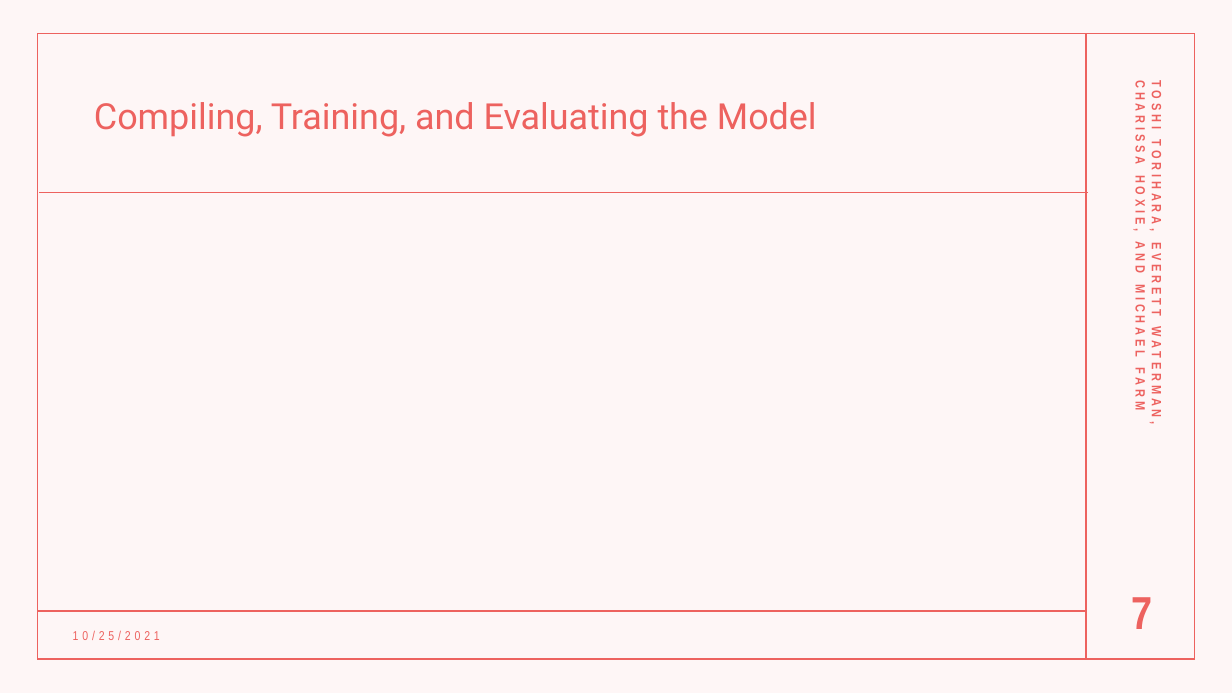
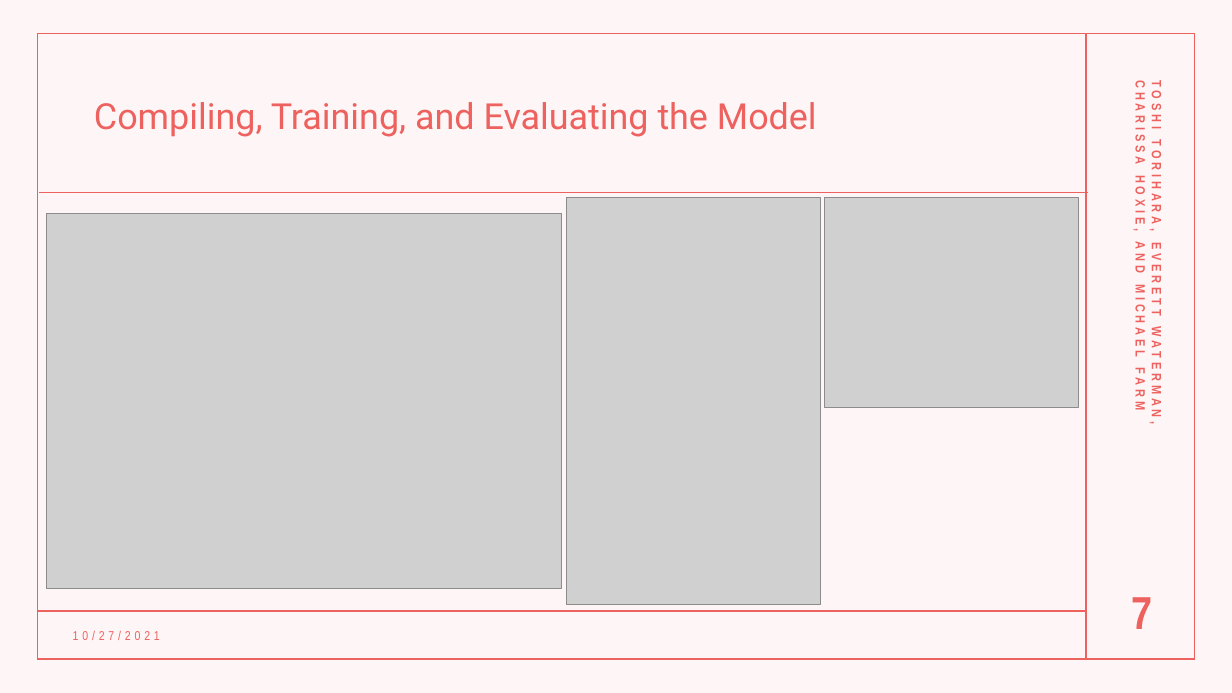
Before and after one commit to toshitorihara/Project4, a slide deck: slide 7 of mfarm/Project-4.pptx. Drawn at 1232x693 pixels with LibreOffice and Linux fonts; fonts in the diff are those of the drawing; grey boxes stand for pictures. Boxes give left, top, right and bottom in pixels: in the first picture for what was removed or moved away, otherwise in the second. Text is boxed around its words. In the diff, an @@ line names an element or a change of style, - is before the commit and + after.

```diff
--- a/mfarm/Project-4.pptx
+++ b/mfarm/Project-4.pptx
@@ picture added at (567, 198, 821, 605) @@
@@ picture added at (825, 198, 1080, 408) @@
@@ picture added at (46, 213, 561, 590) @@
@@ text at (73, 631, 160, 640): text changed @@
-10/25/2021
+10/27/2021
```
Also in this commit, not shown: 8 other slides changed.
